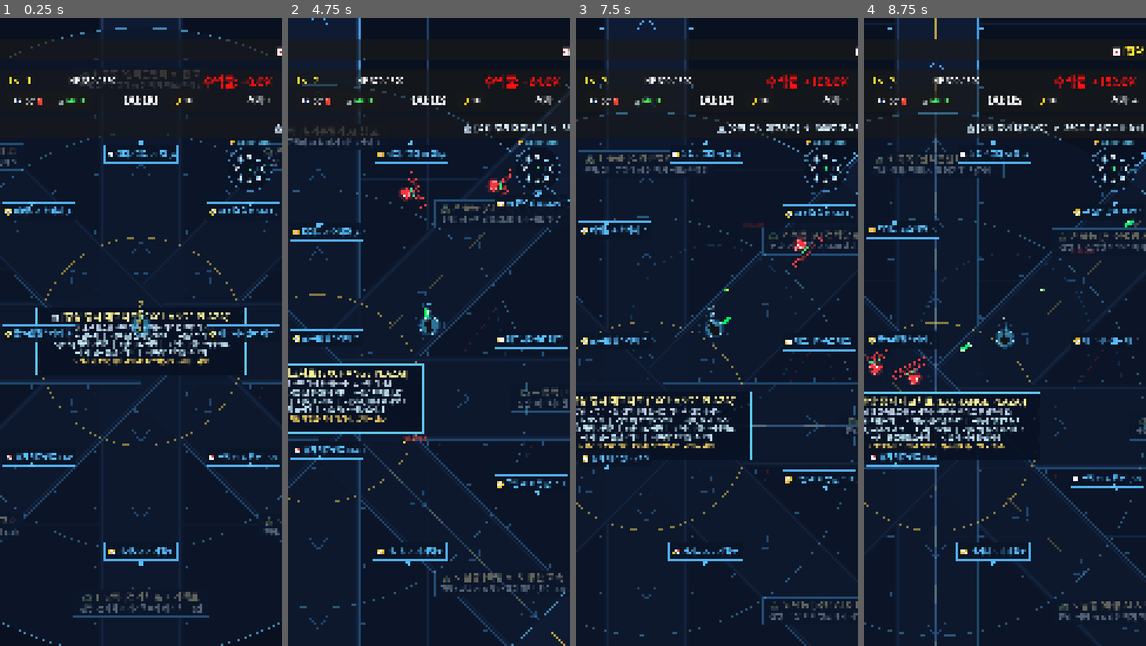
Above: before the commit, frames 1-4 (left to right).
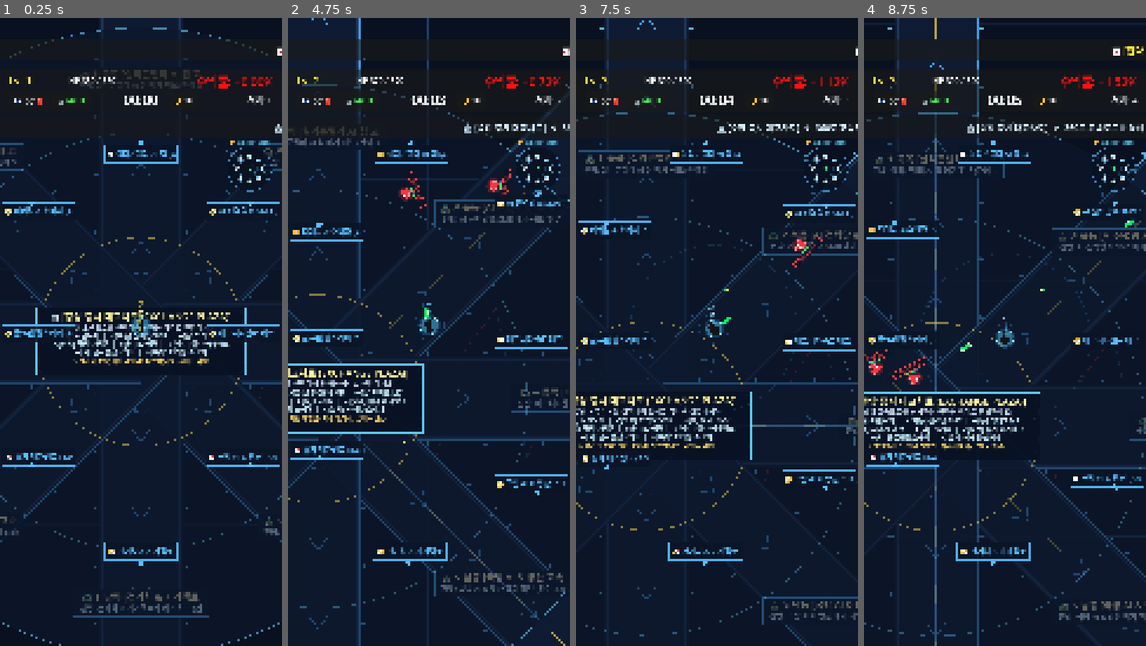
Above: after the commit, the same moments.

Repository: gamcatch/stock-rpg
Game: Godot game, scene res://scenes/main.tscn
The game is run twice, just before and just after one commit, with the same random seed, the same clock (stepped at 60 frames per second) and the same inputs.
Inputs (mouse positions are in pixels of both pictures, inside the frame that each line leads up to):
- Up to frame 1 (0.25 s): no input
- Up to frame 2 (4.75 s): move the mouse to (491, 300) at 0.52 s; hold D (move_right) 0.53-1.25 s; click (491, 300) at 0.67 s; drag from (372, 363) to (437, 332) at 1.27 s; move the mouse to (457, 193) at 2.02 s; hold D (move_right) 2.03-2.75 s; drag from (414, 457) to (423, 275) at 2.77 s; click "🤖 퀀트 AI 모델 [신규 매수] 모든 무기 공격력 …" at 3.5 s; click "🧲 유동성 흡수 (자석) [신규 매수] 배당금 젬 흡…" at 4.25 s
- Up to frame 3 (7.5 s): move the mouse to (801, 426) at 5.02 s; hold A (move_left) 5.03-5.75 s; drag from (632, 237) to (714, 338) at 5.77 s; click "🧲 유동성 흡수 (자석) [신규 매수] 배당금 젬 흡…" at 6.5 s; click "🟢 양봉 빔 [Lv. 1 ➔ Lv. 2] 전방으로 관…" at 7.25 s
- Up to frame 4 (8.75 s): move the mouse to (1019, 332) at 8.02 s; hold S (move_down) from 8.03 s (still down); click (1019, 332) at 8.17 s

The runs differ from the first frame. In frame 1, 0.2% of the frame differs, in the area x 70-91%, y 9-12%; in frame 2, 0.1%; in frame 3, 0.4%, in the area x 59-94%, y 9-34%; in frame 4, 0.3%.

Commit message:
feat: 방치형 무한 루프 개편 - 보스 격파 시 무한 랠리 지속, 수익률 점수 현실화, 긴급 구제금융 시스템 적용

Diff:
--- a/scenes/enemy.gd
+++ b/scenes/enemy.gd
@@ -574,7 +574,7 @@
 			else:
 				Global.take_player_damage(contact_damage)
 				if polarity == Polarity.BEAR:
-					Global.portfolio_return = max(0.0, Global.portfolio_return - 2.0 * delta)
+					Global.portfolio_return = max(0.0, Global.portfolio_return - 0.1 * delta)
 
 	# Ranged attacks for bosses and fake news monsters
 	_process_attacks(delta, dir)
@@ -640,7 +640,7 @@
 	last_damage_text_msec = now
 
 	var label = Label.new()
-	label.text = "+%.0f%%" % amount if randf() > 0.3 else "상한가!"
+	label.text = "-%.0f" % amount if amount <= 30.0 else "CRIT -%.0f" % amount
 	label.modulate = Color(0.2, 1.0, 0.4) if amount > 30 else Color(1.0, 0.9, 0.2)
 	label.global_position = global_position + Vector2(randf_range(-15, 15), randf_range(-25, -10))
 	label.z_index = 100
@@ -671,25 +671,42 @@
 	SoundManager.play_enemy_death(polarity == Polarity.BULL)
 
 	# Polarity Rewards:
-	# 🔴 BULL (상승/과열) 적 처치: 상승 랠리 수익 (+2.5% * exp_reward)
-	# 🔵 BEAR (하락/공매도) 적 처치: 공매도 숏스퀴즈/방어 성공 (+1.5% * exp_reward)
+	# 🔴 BULL (상승/과열) 적 처치: 상승 랠리 수익 (+0.04% * exp_reward)
+	# 🔵 BEAR (하락/공매도) 적 처치: 공매도 숏스퀴즈/방어 성공 (+0.02% * exp_reward)
 	if polarity == Polarity.BULL:
-		var yield_gain = exp_reward * 2.5
+		var yield_gain = exp_reward * 0.04
 		Global.portfolio_return += yield_gain
-		_try_spawn_return_popup("+%.1f%% 떡상!" % yield_gain, Global.get_up_color())
+		if randf() < 0.25 or is_boss:
+			_try_spawn_return_popup("+%.2f%% 떡상!" % yield_gain, Global.get_up_color())
 	else:
-		var yield_gain = exp_reward * 1.5
+		var yield_gain = exp_reward * 0.02
 		Global.portfolio_return += yield_gain
-		_try_spawn_return_popup("+%.1f%% 숏커버링!" % yield_gain, Global.get_down_color())
+		if randf() < 0.25 or is_boss:
+			_try_spawn_return_popup("+%.2f%% 숏커버링!" % yield_gain, Global.get_down_color())
 
 	# Spawn exp gem
 	_spawn_exp_gem()
 
 	if is_boss:
 		if type == EnemyType.TRUMP_BOSS:
-			Global.trigger_game_over(true) # Victory!
+			# 방치형 RPG: 보스 처치 시 종료되지 않고 축제 보상 및 무한 랠리 지속!
+			Global.market_event_triggered.emit("🏆 [보스 격파!] 관세맨 TRUMP 격파!", "관세 장벽 돌파 완료! 글로벌 강세장 랠리가 계속 이어집니다!")
+			SoundManager.play_level_up()
+			LeaderboardManager.unlock_achievement("trump_slayer")
+			Global.heal_player(Global.player_max_hp)
+			Global.portfolio_return += 2.0
+			Global.emergency_bailouts = min(3, Global.emergency_bailouts + 1)
+
+			for i in range(16):
+				var extra_gem = gem_scene.instantiate()
+				extra_gem.exp_value = 15
+				extra_gem.global_position = global_position + Vector2(randf_range(-60, 60), randf_range(-60, 60))
+				get_parent().call_deferred("add_child", extra_gem)
 		else:
 			# Mid boss exp explosion
+			SoundManager.play_level_up()
+			Global.portfolio_return += 0.8
+			Global.heal_player(Global.player_max_hp * 0.4)
 			for i in range(8):
 				var extra_gem = gem_scene.instantiate()
 				extra_gem.exp_value = 10
--- a/scenes/main.gd
+++ b/scenes/main.gd
@@ -13,6 +13,8 @@
 var bear_boss_spawned: bool = false
 var candle_boss_spawned: bool = false
 var trump_boss_spawned: bool = false
+var endless_raid_cycle: int = 0
+var next_raid_time: float = 180.0
 var event_timer: float = 0.0
 var next_event_time: float = 30.0
 var sector_tick_timer: float = 0.0
@@ -433,10 +435,10 @@
 		Global.player_speed_modifier = 0.90
 		Global.exp_multiplier = 0.8
 
-		Global.portfolio_return = max(0.0, Global.portfolio_return - 1.0 * 0.2)
+		Global.portfolio_return = max(0.0, Global.portfolio_return - 0.02 * 0.2)
 
 		if effective_rate <= -6.0:
-			Global.portfolio_return = max(0.0, Global.portfolio_return - 2.0 * 0.2)
+			Global.portfolio_return = max(0.0, Global.portfolio_return - 0.04 * 0.2)
 
 	else:
 		Global.in_bull_zone = false
@@ -524,12 +526,41 @@
 		SoundManager.play_boss_alert()
 		Global.market_event_triggered.emit("📉 [어닝 쇼크] 거대 하한가 캔들 출현!", "하한가 음봉 캔들이 등장했습니다!")
 
-	# 3. 180초 (3분): 최종 결전 [관세맨 TRUMP]
+	# 3. 180초 (3분): 주요 보스 결전 [관세맨 TRUMP]
 	if Global.game_time >= 180.0 and not trump_boss_spawned:
 		trump_boss_spawned = true
+		next_raid_time = Global.game_time + 120.0
 		_spawn_boss(Enemy.EnemyType.TRUMP_BOSS)
 		SoundManager.play_boss_alert()
-		Global.market_event_triggered.emit("🏛️ [최종 결전] 관세맨 TRUMP 등장!", "🚨 전방위 관세 폭탄 100% 발령! 글로벌 증시를 구원하세요!")
+		Global.market_event_triggered.emit("🏛️ [주요 보스] 관세맨 TRUMP 등장!", "🚨 전방위 관세 폭탄 발령! 글로벌 증시 방어선을 사수하세요!")
+
+	# 4. 방치형 무한 주기 레이드 보스 순환 (Endless Periodic Raid Cycles)
+	if trump_boss_spawned and Global.game_time >= next_raid_time:
+		endless_raid_cycle += 1
+		next_raid_time = Global.game_time + randf_range(110.0, 140.0) # 약 2분마다 정기 레이드 지속
+		_spawn_endless_raid_wave(endless_raid_cycle)
+
+func _spawn_endless_raid_wave(cycle: int):
+	SoundManager.play_boss_alert()
+	match (cycle % 3):
+		1:
+			_spawn_boss(Enemy.EnemyType.BEAR_BOSS)
+			Global.market_event_triggered.emit("🚨 [무한 레이드 %d차] 각성한 공매도 수장 출현!" % cycle, "강화된 공매도 군단이 시장을 흔들기 위해 진격합니다!")
+		2:
+			if is_instance_valid(player):
+				for i in range(3):
+					var angle = i * (TAU / 3.0)
+					var spawn_pos = player.global_position + Vector2(cos(angle), sin(angle)) * 650.0
+					var candle_e = enemy_scene.instantiate()
+					candle_e.type = Enemy.EnemyType.RED_CANDLE
+					candle_e.polarity = Enemy.Polarity.BEAR
+					candle_e.stock_name = "심연의 하한가 음봉"
+					candle_e.global_position = spawn_pos
+					enemy_container.add_child(candle_e)
+			Global.market_event_triggered.emit("📉 [무한 레이드 %d차] 트리플 하한가 캔들 습격!" % cycle, "거대한 패닉셀 음봉 3기가 등장했습니다!")
+		0:
+			_spawn_boss(Enemy.EnemyType.TRUMP_BOSS)
+			Global.market_event_triggered.emit("🏛️ [무한 레이드 %d차] 초인플레이션 관세 타이탄 강림!" % cycle, "글로벌 무역 분쟁 2차 파동! 증시 방어선을 지키세요!")
 
 func _get_archetype_for_sector(sec_key: String) -> Enemy.CharacterArchetype:
 	match sec_key:
--- a/scenes/ui/game_over_menu.gd
+++ b/scenes/ui/game_over_menu.gd
@@ -89,7 +89,7 @@
 		LeaderboardManager.unlock_achievement("leverage_master")
 
 	if victory:
-		title_label.text = "🚀 [상한가 달성! TO THE MOON!]"
+		title_label.text = "👑 [전설의 슈퍼개미 달성! 포트폴리오 마감]"
 		title_label.modulate = Global.get_up_color()
 		SoundManager.play_level_up()
 	else:
--- a/scenes/ui/hud.gd
+++ b/scenes/ui/hud.gd
@@ -135,7 +135,10 @@
 
 	kills_label.text = "처치: %d" % Global.kills_count
 	var sign_str = "+" if Global.portfolio_return >= 0 else ""
-	yield_label.text = "수익률: %s%.1f%%" % [sign_str, Global.portfolio_return]
+	if abs(Global.portfolio_return) < 10.0:
+		yield_label.text = "수익률: %s%.2f%%" % [sign_str, Global.portfolio_return]
+	else:
+		yield_label.text = "수익률: %s%.1f%%" % [sign_str, Global.portfolio_return]
 	yield_label.modulate = Global.get_up_color() if Global.portfolio_return >= 0 else Global.get_down_color()
 
 	# 1. Scroll top news ticker smoothly in 1080px width
--- a/scenes/ui/level_up_menu.gd
+++ b/scenes/ui/level_up_menu.gd
@@ -86,13 +86,13 @@
 	if card_container.get_child_count() == 0:
 		var fallback_btn = Button.new()
 		fallback_btn.custom_minimum_size = Vector2(840, 240)
-		fallback_btn.text = "💰 [특별 배당금 수령]\n체력 50% 회복 & 수익률 +50% 획득\n\n[ 👆 터치하여 계속하기 ]"
+		fallback_btn.text = "💰 [특별 배당금 수령]\n체력 50% 회복 & 수익률 +1.5% 획득\n\n[ 👆 터치하여 계속하기 ]"
 		fallback_btn.alignment = HORIZONTAL_ALIGNMENT_CENTER
 		fallback_btn.add_theme_font_size_override("font_size", 32)
 		fallback_btn.pressed.connect(func():
 			_highlight_and_select(fallback_btn, func():
 				Global.heal_player(Global.player_max_hp * 0.5)
-				Global.portfolio_return += 50.0
+				Global.portfolio_return += 1.5
 				_finish_choice()
 			, "특별 배당금 수령")
 		)
@@ -175,7 +175,7 @@
 			"icon": "💰",
 			"name": "특별 현금 배당금",
 			"action_text": "즉시 수령",
-			"desc": "보유 포트폴리오에서 현금 배당금 지급!\nHP +50% 즉시 회복 & 포트폴리오 수익률 +50%"
+			"desc": "보유 포트폴리오에서 현금 배당금 지급!\nHP +50% 즉시 회복 & 포트폴리오 수익률 +2.0%"
 		},
 		{
 			"id": "short_squeeze",
@@ -204,7 +204,7 @@
 	match bonus_id:
 		"dividend_payout":
 			Global.heal_player(Global.player_max_hp * 0.5)
-			Global.portfolio_return += 50.0
+			Global.portfolio_return += 2.0
 			SoundManager.play_exp_coin()
 		"short_squeeze":
 			SoundManager.play_shockwave()
--- a/scripts/global.gd
+++ b/scripts/global.gd
@@ -47,6 +47,8 @@
 var emergency_hodl_ready: bool = true
 var emergency_hodl_cooldown: float = 60.0
 var natural_regen_timer: float = 0.0
+var emergency_bailouts: int = 3 # 방치형 RPG 긴급 구제금융 (Bailout) 생명선
+var bailout_recharge_timer: float = 0.0
 
 # Skill levels
 var skills = {
@@ -86,6 +88,13 @@
 			natural_regen_timer = 0.0
 			heal_player(4.0)
 
+	# 4. 방치형 긴급 구제금융(Bailout) 180초마다 1회씩 충전 (최대 3회)
+	if emergency_bailouts < 3:
+		bailout_recharge_timer += delta
+		if bailout_recharge_timer >= 180.0:
+			bailout_recharge_timer = 0.0
+			emergency_bailouts += 1
+
 func reset_game():
 	game_time = 0.0
 	is_game_over = false
@@ -98,6 +107,8 @@
 	player_iframe_timer = 0.0
 	emergency_hodl_ready = true
 	emergency_hodl_cooldown = 60.0
+	emergency_bailouts = 3
+	bailout_recharge_timer = 0.0
 	kills_count = 0
 	total_damage_dealt = 0.0
 	portfolio_return = 0.0
@@ -127,7 +138,8 @@
 		return
 	var actual_amount = int(amount * exp_multiplier)
 	current_exp += actual_amount
-	portfolio_return += actual_amount * 1.5
+	# 방치형 지속 플레이에 맞춘 현실적인 점진적 복리 수익률 (+0.005% * 젬가치)
+	portfolio_return += actual_amount * 0.005
 	while current_exp >= exp_to_next_level:
 		current_exp -= exp_to_next_level
 		player_level += 1
@@ -167,7 +179,16 @@
 		market_event_triggered.emit("🛡️ [개미의 비상 존버 발동!]", "HP 위기 감지! 3초간 절대 무적 & 35% 긴급 수혈 완료!")
 
 	if player_hp <= 0 and not is_game_over:
-		trigger_game_over(false)
+		# 🚨 방치형 RPG 자동 구제금융 (Bailout): 갑작스러운 게임 종료 방지
+		if emergency_bailouts > 0:
+			emergency_bailouts -= 1
+			player_hp = player_max_hp * 0.6
+			player_iframe_timer = 4.0 # 4초간 무적
+			SoundManager.play_level_up()
+			market_event_triggered.emit("🚨 [긴급 구제금융 가동!]", "중앙은행 무제한 유동성 공급! HP 60% 회복 & 4초 무적 (잔여 구제: %d회)" % emergency_bailouts)
+			emit_signal("hp_changed", player_hp, player_max_hp)
+		else:
+			trigger_game_over(false)
 
 func heal_player(amount: float):
 	player_hp = min(player_max_hp, player_hp + amount)
--- a/scripts/leaderboard_manager.gd
+++ b/scripts/leaderboard_manager.gd
@@ -9,10 +9,10 @@
 var high_scores: Array = [] # [{ "date": "...", "return": 1420.5, "time": 180, "kills": 80 }]
 var achievements = {
 	"first_margin_call": { "name": "첫 깡통의 눈물", "desc": "첫 게임 오버를 당했습니다.", "unlocked": false },
-	"moon_shot": { "name": "화성 갈끄니까!", "desc": "수익률 +1,000% 이상을 달성했습니다.", "unlocked": false },
-	"super_rich": { "name": "슈퍼 개미 탄생", "desc": "수익률 +3,000% 이상을 달성했습니다.", "unlocked": false },
+	"moon_shot": { "name": "화성 갈끄니까!", "desc": "수익률 +50% 이상을 달성했습니다.", "unlocked": false },
+	"super_rich": { "name": "슈퍼 개미 탄생", "desc": "수익률 +100% 이상을 달성했습니다.", "unlocked": false },
 	"leverage_master": { "name": "야수의 심장", "desc": "100배 레버리지를 켜고 1분 이상 생존했습니다.", "unlocked": false },
-	"trump_slayer": { "name": "관세맨 길들이기", "desc": "최종 결전 보스 트럼프를 격파하고 글로벌 증시를 구원했습니다.", "unlocked": false }
+	"trump_slayer": { "name": "관세맨 길들이기", "desc": "주요 결전 보스 트럼프를 격파하고 글로벌 증시를 수호했습니다.", "unlocked": false }
 }
 
 func _ready():
@@ -32,10 +32,10 @@
 	if high_scores.size() > 5:
 		high_scores = high_scores.slice(0, 5)
 
-	# Check Achievements
-	if portfolio_return >= 1000.0:
+	# Check Achievements (방치형 지속 플레이에 맞춘 현실적인 수익률 구간)
+	if portfolio_return >= 50.0:
 		unlock_achievement("moon_shot")
-	if portfolio_return >= 3000.0:
+	if portfolio_return >= 100.0:
 		unlock_achievement("super_rich")
 
 	save_data()
